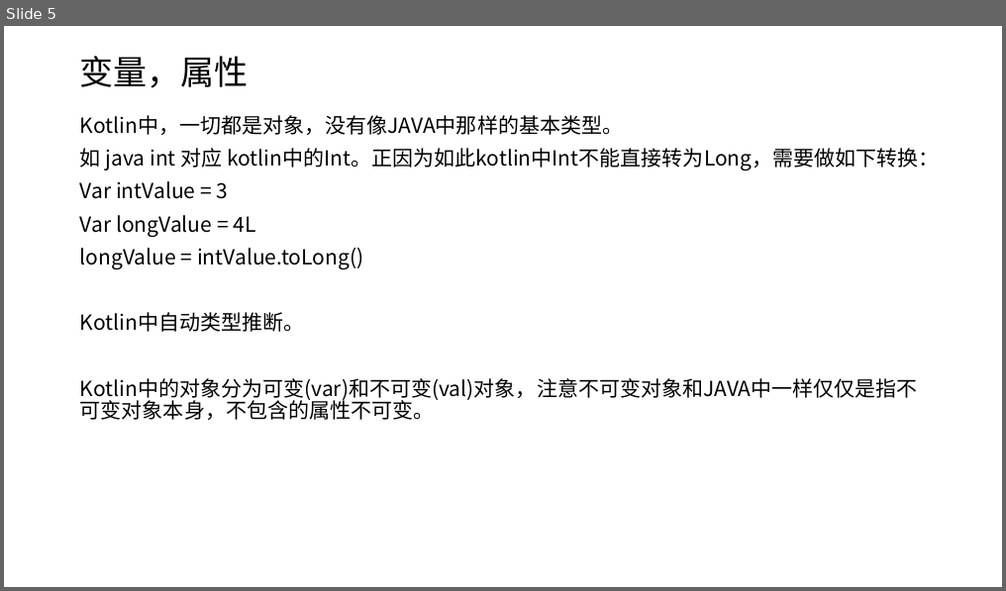
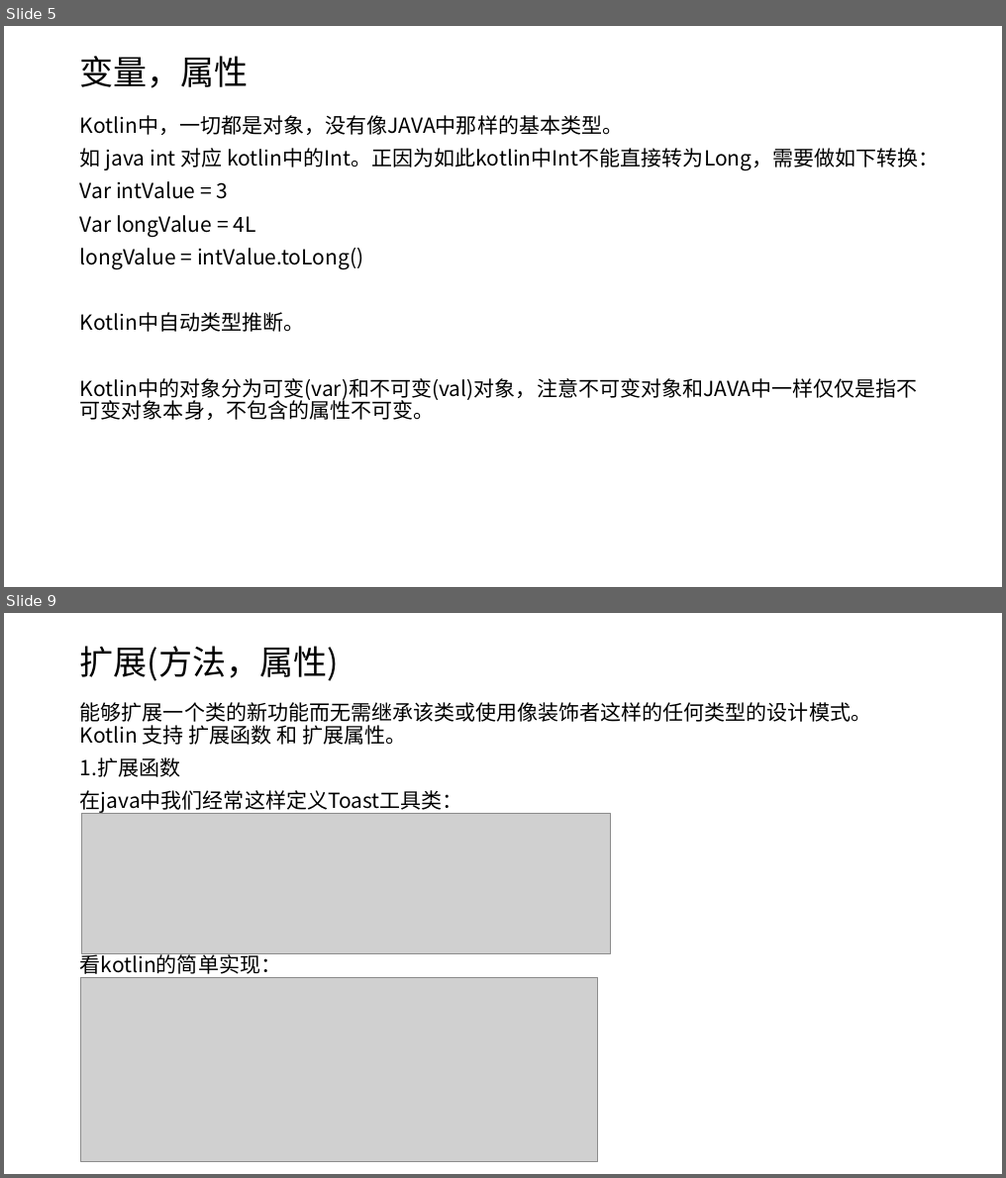
Before and after one commit to shenbibo/KotlinWeather, a slide deck: docs/初探kotlin.pptx. Shown one above the other, each under a label of ours: slide 5 before the commit, slides 5 and 9 after it; the slides between them are not shown. The pictures are 1006x591 and 1006x1178 pixels, drawn with LibreOffice and Linux fonts; fonts in the diff are those of the drawing; grey boxes stand for pictures. Boxes give left, top, right and bottom in pixels: in the first picture for what was removed or moved away, otherwise in the second. Text is boxed around its words. In the diff, an @@ line names an element or a change of style, - is before the commit and + after.

Commit message:
新增扩展函数，数据类讲解内容

```diff
--- a/docs/初探kotlin.pptx
+++ b/docs/初探kotlin.pptx
@@ slide 9 added at [4, 613, 1002, 1174], background #FFFFFF @@
@@ title added at [80, 646, 339, 681], 32.4 pt, text #000000 @@
+扩展(方法，属性)
@@ text added at [80, 702, 871, 974], 20 pt, text #000000 @@
+能够扩展一个类的新功能而无需继承该类或使用像装饰者这样的任何类型的设计模式。Kotlin 支持 扩展函数 和 扩展属性。
+1.扩展函数
+在java中我们经常这样定义Toast工具类：
+看kotlin的简单实现：
@@ picture added at [82, 813, 611, 955] @@
@@ picture added at [81, 977, 598, 1161] @@
```
Also in this commit, not shown: 2 slides changed, 6 other slides added, 3 other files.
